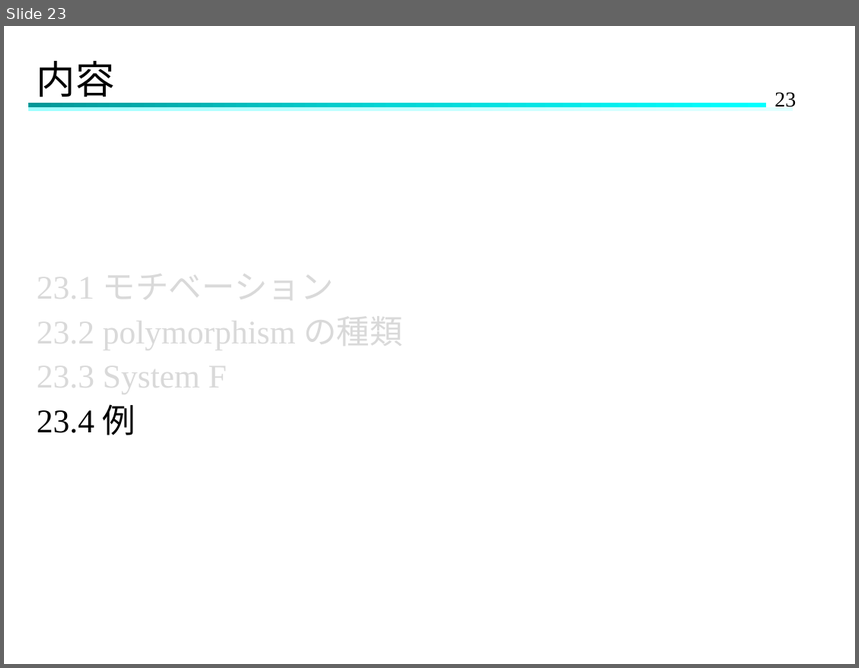
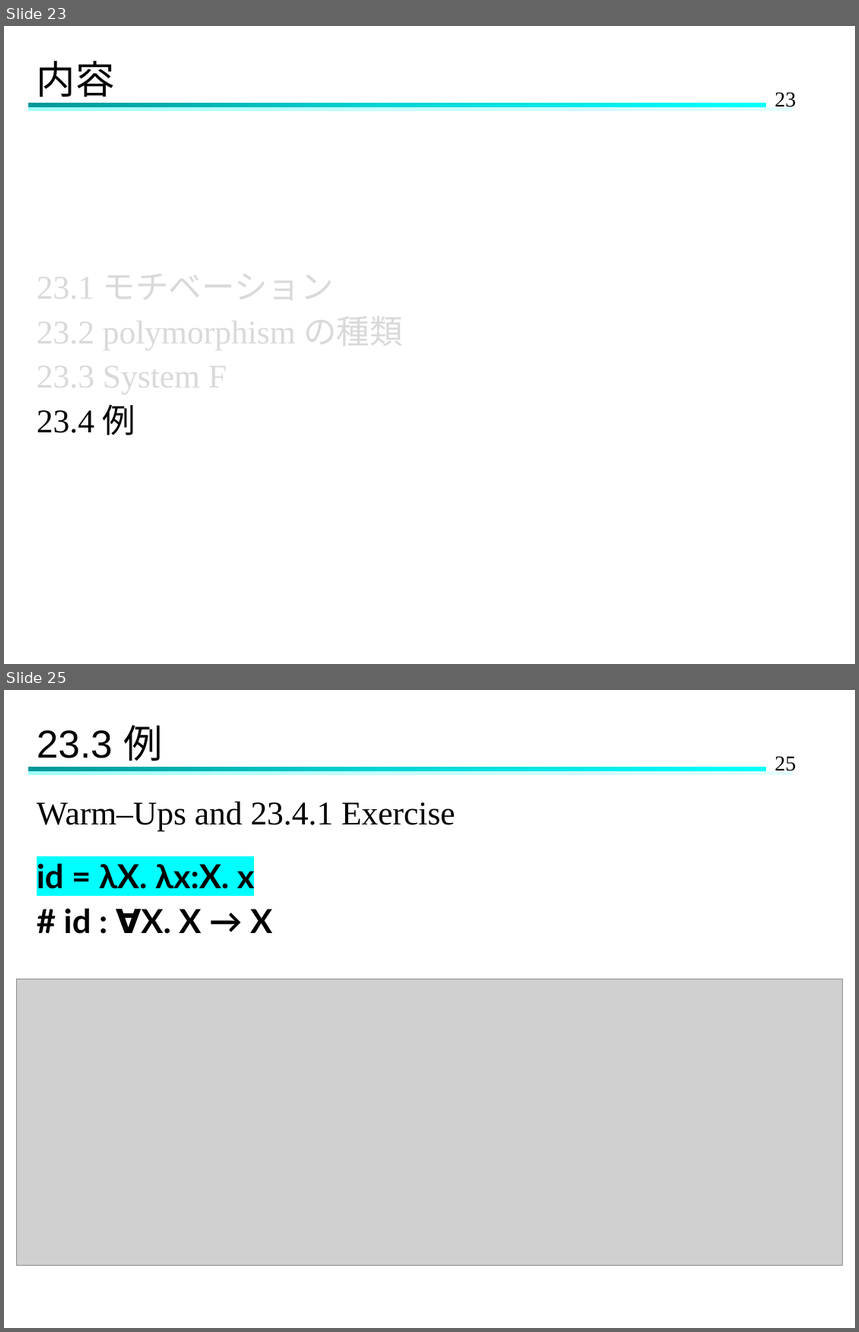
Before and after one commit to Hinata-Mikami/HinataMikami, a slide deck: 研究室関連/TAPL/TAPL-23.pptx. Shown one above the other, each under a label of ours: slide 23 before the commit, slides 23 and 25 after it; the slides between them are not shown. The pictures are 859x668 and 859x1332 pixels, drawn with LibreOffice and Linux fonts; fonts in the diff are those of the drawing; grey boxes stand for pictures. Boxes give left, top, right and bottom in pixels: in the first picture for what was removed or moved away, otherwise in the second. Text is boxed around its words. In the diff, an @@ line names an element or a change of style, - is before the commit and + after.

```diff
--- a/研究室関連/TAPL/TAPL-23.pptx
+++ b/研究室関連/TAPL/TAPL-23.pptx
@@ slide 25 added at box(4, 690, 855, 1328), background #FFFFFF; not listed: 3 template elements that a slide beside it also shows @@
@@ title added at box(37, 725, 162, 768), 33 pt, text #000000 @@
+23.3 例
@@ text added at box(37, 801, 455, 934), 28 pt, text #000000 @@
+Warm–Ups and 23.4.1 Exercise
+id = λX. λx:X. x
+# id : ∀X. X → X
@@ picture added at box(17, 979, 843, 1265) @@
```
Also in this commit, not shown: 4 slides changed, 15 other slides added.
